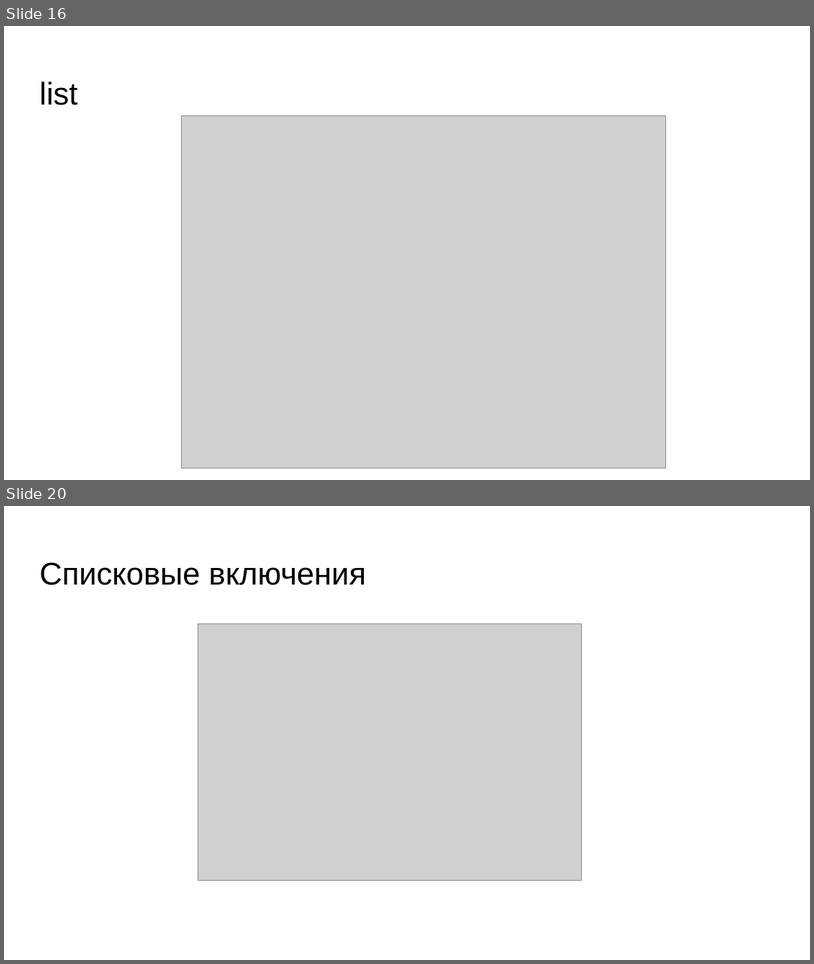
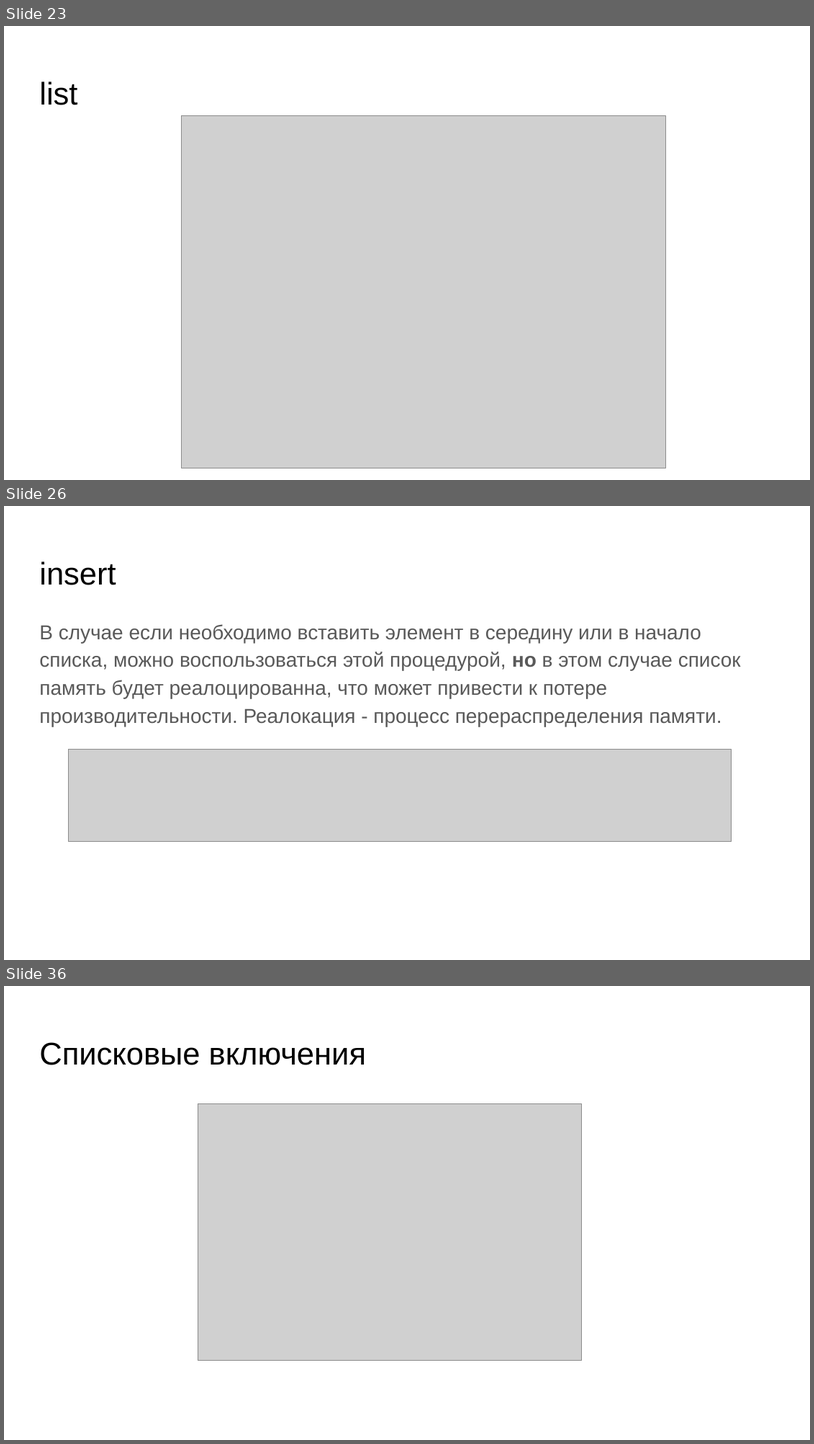
Before and after one commit to skhayrulin/python_course, a slide deck: lecture/Lecture5.pptx. Shown one above the other, each under a label of ours: slides 16 and 20 before the commit, slides 23, 26 and 36 after it; the slides between them are not shown. The pictures are 814x964 and 814x1444 pixels, drawn with LibreOffice and Linux fonts; fonts in the diff are those of the drawing; grey boxes stand for pictures. Boxes give left, top, right and bottom in pixels: in the first picture for what was removed or moved away, otherwise in the second. Text is boxed around its words. In the diff, an @@ line names an element or a change of style, - is before the commit and + after.

```diff
--- a/lecture/Lecture5.pptx
+++ b/lecture/Lecture5.pptx
@@ slide 26 added at [4, 506, 810, 960], background #FFFFFF @@
@@ title added at [39, 561, 116, 585], 28 pt, text #000000 @@
+insert
@@ text added at [39, 624, 741, 726], 18 pt, text #595959 @@
+В случае если необходимо вставить элемент в середину или в начало списка, можно воспользоваться этой процедурой, но в этом случае список память будет реалоцированна, что может привести к потере производительности. Реалокация - процесс перераспределения памяти.
@@ picture added at [69, 749, 731, 842] @@
@@ what was slide 16 is now slide 23 @@
@@ what was slide 20 is now slide 36 @@
```
Also in this commit, not shown: 2 slides changed, 26 other slides added, 3 slides removed, 1 other file.
